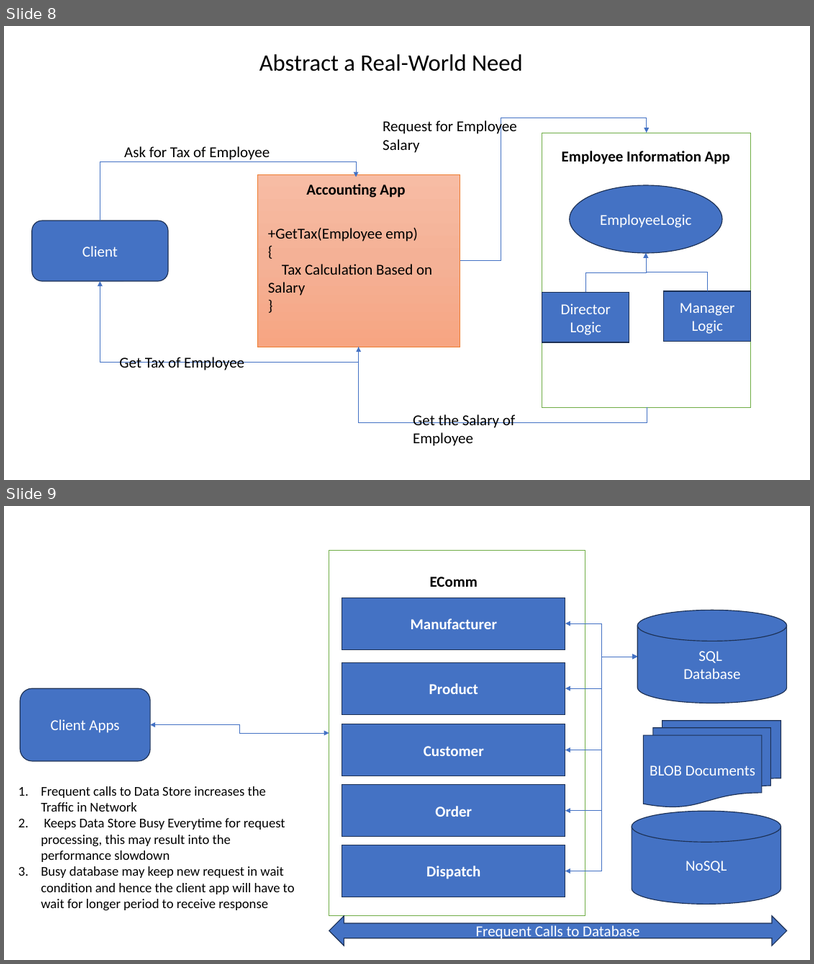
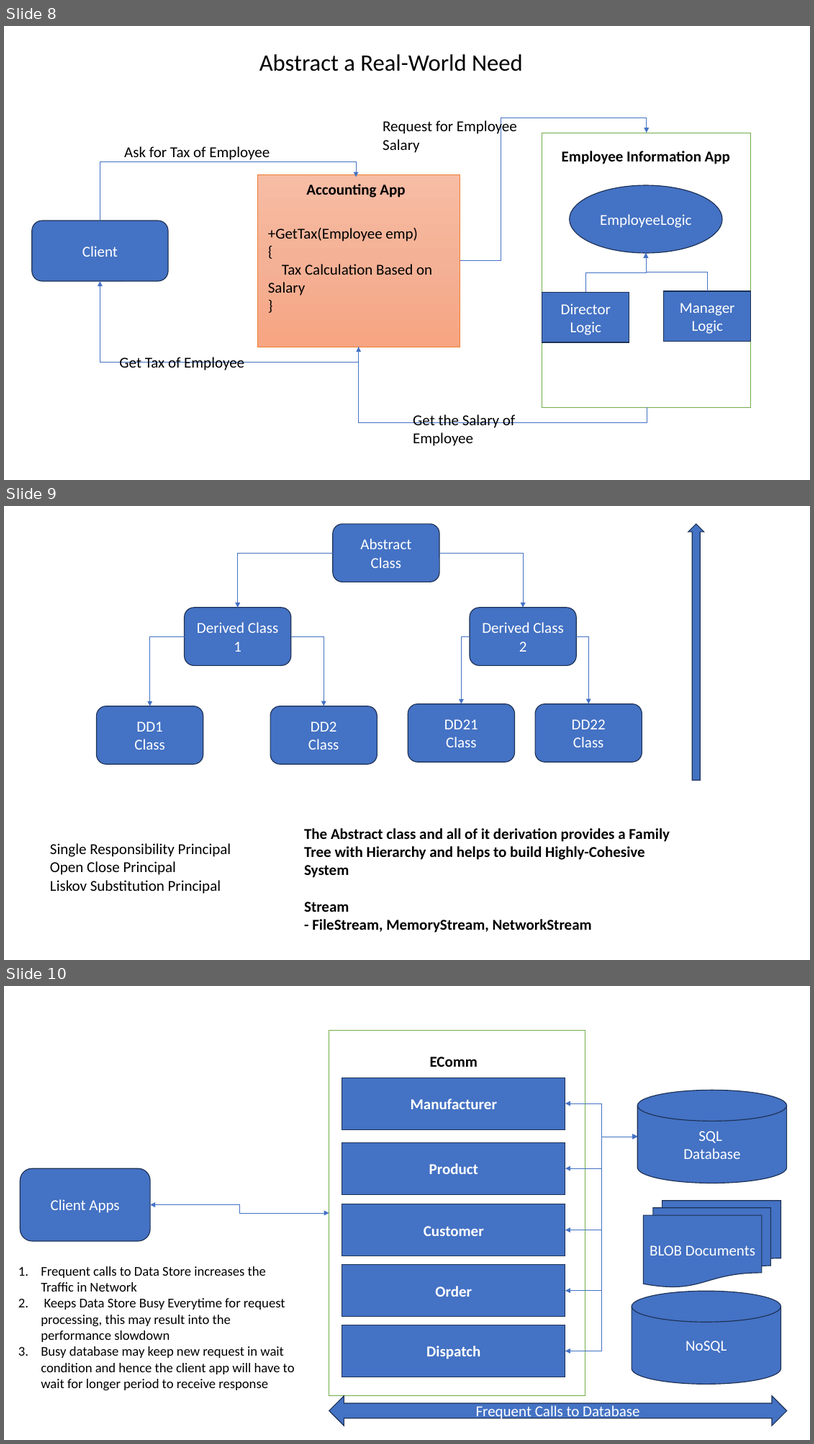
Before and after one commit to maheshsabnis/capita_sept_2023_Oct, a slide deck: Images.pptx. Shown one above the other, each under a label of ours: slides 8 and 9 before the commit, slides 8, 9 and 10 after it. The pictures are 814x964 and 814x1444 pixels, drawn with LibreOffice and Linux fonts; fonts in the diff are those of the drawing. Boxes give left, top, right and bottom in pixels: in the first picture for what was removed or moved away, otherwise in the second. Text is boxed around its words. In the diff, an @@ line names an element or a change of style, - is before the commit and + after.

```diff
--- a/Images.pptx
+++ b/Images.pptx
@@ slide 9 added at bbox=[4, 506, 810, 960], background #FFFFFF @@
@@ rounded rectangle added at bbox=[333, 524, 440, 582], fill #4472C4, outline #1E3256 1 pt, 18 pt, text #FFFFFF @@
+Abstract
+Class
@@ up arrow added at bbox=[689, 524, 705, 780], fill #4472C4, outline #1E3256 1 pt @@
@@ elbow arrow added from (333, 554) to (238, 608), #4472C4 0.5 pt @@
@@ elbow arrow added from (440, 554) to (524, 608), #4472C4 0.5 pt @@
@@ rounded rectangle added at bbox=[184, 608, 291, 666], fill #4472C4, outline #1E3256 1 pt, 18 pt, text #FFFFFF @@
+Derived Class 1
@@ rounded rectangle added at bbox=[470, 608, 577, 666], fill #4472C4, outline #1E3256 1 pt, 18 pt, text #FFFFFF @@
+Derived Class
+2
@@ elbow arrow added from (184, 636) to (149, 706), #4472C4 0.5 pt @@
@@ elbow arrow added from (291, 636) to (324, 706), #4472C4 0.5 pt @@
@@ elbow arrow added from (470, 636) to (461, 704), #4472C4 0.5 pt @@
@@ elbow arrow added from (577, 636) to (589, 704), #4472C4 0.5 pt @@
@@ rounded rectangle added at bbox=[97, 706, 203, 764], fill #4472C4, outline #1E3256 1 pt, 18 pt, text #FFFFFF @@
+DD1
+Class
@@ rounded rectangle added at bbox=[271, 706, 378, 764], fill #4472C4, outline #1E3256 1 pt, 18 pt, text #FFFFFF @@
+DD2
+Class
@@ rounded rectangle added at bbox=[408, 704, 515, 762], fill #4472C4, outline #1E3256 1 pt, 18 pt, text #FFFFFF @@
+DD21
+Class
@@ rounded rectangle added at bbox=[536, 704, 643, 762], fill #4472C4, outline #1E3256 1 pt, 18 pt, text #FFFFFF @@
+DD22
+Class
@@ text added at bbox=[304, 828, 670, 932], 18 pt, text #000000, bold @@
+The Abstract class and all of it derivation provides a Family Tree with Hierarchy and helps to build Highly-Cohesive System
+Stream
+- FileStream, MemoryStream, NetworkStream
@@ text added at bbox=[50, 843, 232, 893], 18 pt, text #000000 @@
+Single Responsibility Principal
+Open Close Principal
+Liskov Substitution Principal
@@ what was slide 9 is now slide 10 @@
```
Also in this commit, not shown: 8 other slides added, 37 other files.
